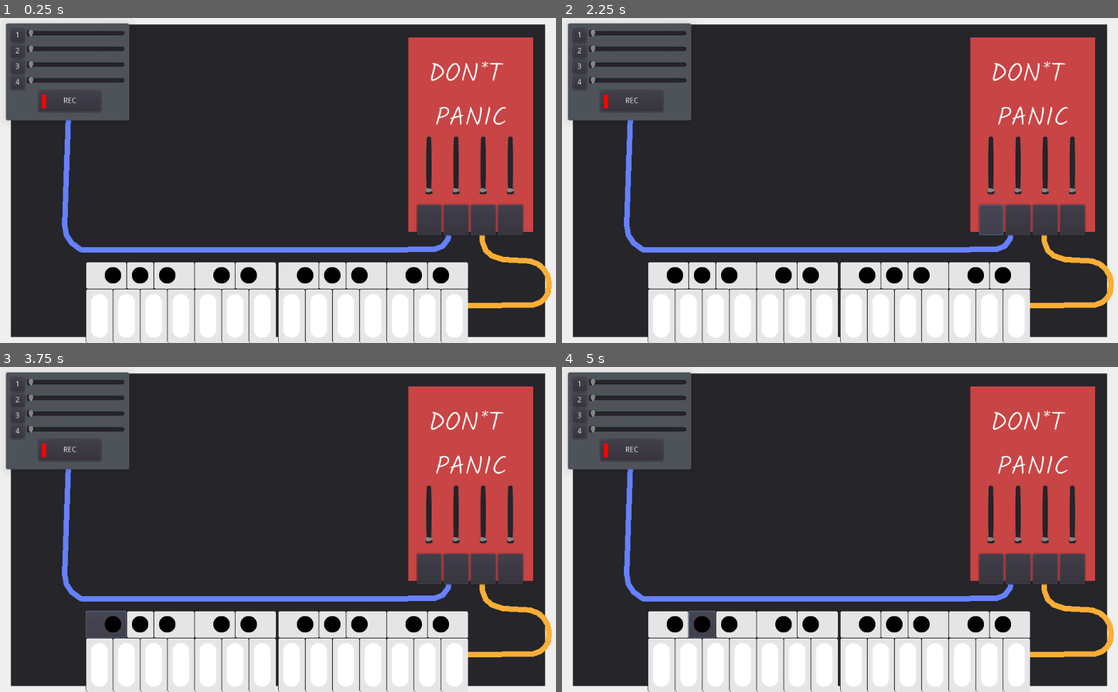
Above: before the commit, frames 1-4 (two rows, left to right).
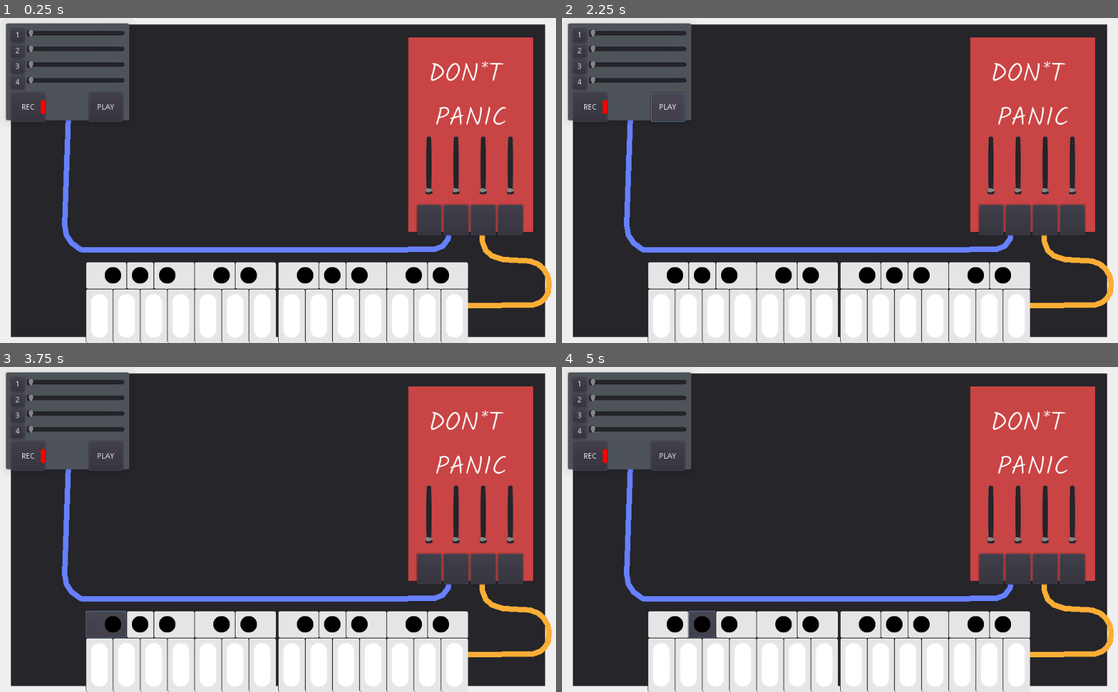
Above: after the commit, the same moments.

Repository: flurick/gdt
Game: Godot game, scene res://Apps/Grove Box.app.tscn
The game is run twice, just before and just after one commit, with the same random seed, the same clock (stepped at 60 frames per second) and the same inputs. This scene is started directly instead of the project's main scene.
Inputs (mouse positions are in pixels of both pictures, inside the frame that each line leads up to; where the layout moved, square brackets give the same spot in the first picture):
- Up to frame 1 (0.25 s): no input
- Up to frame 2 (2.25 s): click "REC" at 0.5 s; click (990, 219) at 1.27 s; click (667, 109) [990, 219] at 2 s
- Up to frame 3 (3.75 s): click (105, 458) [428, 568] at 2.75 s; click (105, 623) at 3.52 s
- Up to frame 4 (5 s): click (701, 623) at 4.27 s

The runs differ from the first frame. In frame 1, 0.7% of the frame differs, in the area x 2-22%, y 23-33%; in frame 2, 0.6%; in frame 3, 0.7%; in frame 4, 0.7%.

Commit message:
Update Tape Machine.tscn

Diff:
--- a/Tape Machine.tscn
+++ b/Tape Machine.tscn
@@ -148,20 +148,6 @@
 
 [node name="Timer" type="Timer" parent="Tapes"]
 wait_time = 0.1
-
-[node name="Go" type="Button" parent="."]
-anchor_left = 0.5
-anchor_top = 1.0
-anchor_right = 0.5
-anchor_bottom = 1.0
-margin_left = -53.75
-margin_top = -66.4499
-margin_right = 61.25
-margin_bottom = -27.4499
-text = "REC"
-__meta__ = {
-"_edit_use_anchors_": false
-}
 
 [node name="Label" type="Label" parent="."]
 anchor_right = 1.0
@@ -173,20 +159,61 @@
 "_edit_use_anchors_": false
 }
 
-[node name="ColorRect" type="ColorRect" parent="."]
-margin_left = 85.3229
-margin_top = 166.863
-margin_right = 93.3229
-margin_bottom = 192.863
-rect_rotation = -180.0
-color = Color( 1, 0, 0, 1 )
-__meta__ = {
-"_edit_use_anchors_": false
-}
-
 [node name="AudioStreamPlayer" type="AudioStreamPlayer" parent="."]
-stream = SubResource( 15 )
+stream = SubResource( 3 )
 autoplay = true
 bus = "record"
+
+[node name="HBoxContainer" type="HBoxContainer" parent="."]
+anchor_top = 1.0
+anchor_right = 1.0
+anchor_bottom = 1.0
+margin_left = 21.0
+margin_top = -62.0
+margin_right = -21.0
+margin_bottom = -8.0
+__meta__ = {
+"_edit_use_anchors_": false
+}
+
+[node name="rec" type="Button" parent="HBoxContainer"]
+margin_right = 62.0
+margin_bottom = 54.0
+rect_min_size = Vector2( 62, 0 )
+text = "REC"
+__meta__ = {
+"_edit_use_anchors_": false
+}
+
+[node name="ColorRect" type="ColorRect" parent="HBoxContainer/rec"]
+anchor_left = 1.0
+anchor_top = 0.5
+anchor_right = 1.0
+anchor_bottom = 0.5
+margin_left = -8.0
+margin_top = -13.0
+margin_right = -3.8147e-06
+margin_bottom = 12.0
+rect_min_size = Vector2( 8, 8 )
+color = Color( 1, 0, 0, 1 )
+__meta__ = {
+"_edit_use_anchors_": false
+}
+
+[node name="Control" type="Control" parent="HBoxContainer"]
+margin_left = 66.0
+margin_right = 139.0
+margin_bottom = 54.0
+rect_min_size = Vector2( 73, 0 )
+
+[node name="Button" type="Button" parent="HBoxContainer"]
+margin_left = 143.0
+margin_right = 205.0
+margin_bottom = 54.0
+rect_min_size = Vector2( 62, 0 )
+text = "PLAY"
+__meta__ = {
+"_edit_use_anchors_": false
+}
 [connection signal="timeout" from="Tapes/Timer" to="Tapes" method="_on_Timer_timeout"]
-[connection signal="pressed" from="Go" to="Tapes" method="_on_Go_pressed"]
+[connection signal="pressed" from="HBoxContainer/rec" to="Tapes" method="_on_Go_pressed"]
Not shown: 5 places in Tape Machine.tscn that only renumber resources
